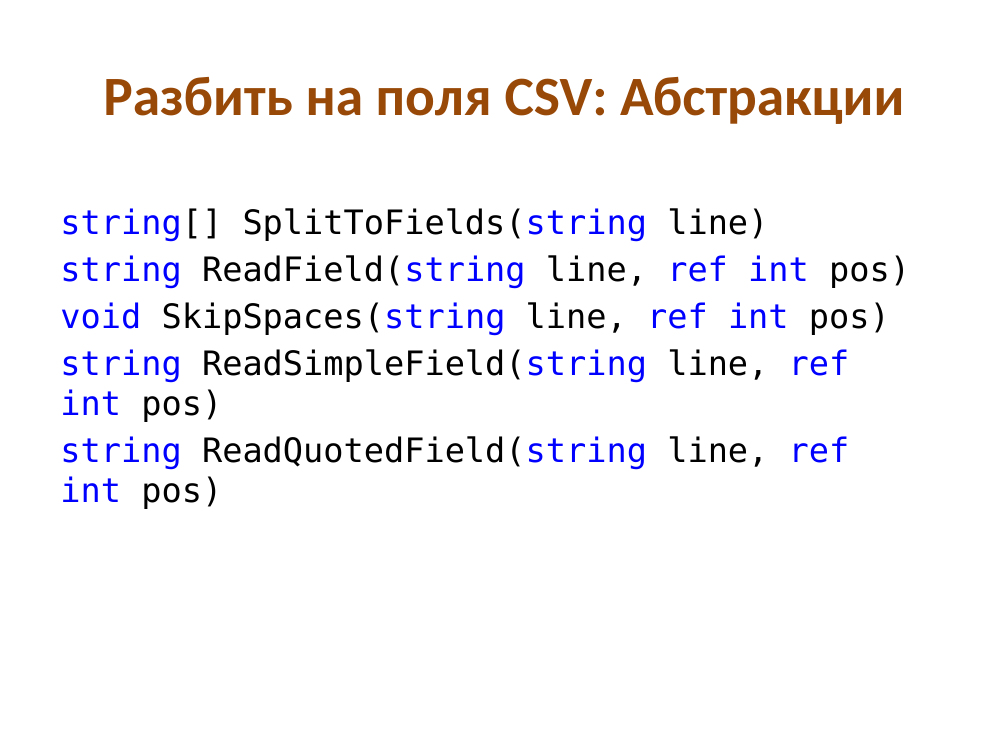
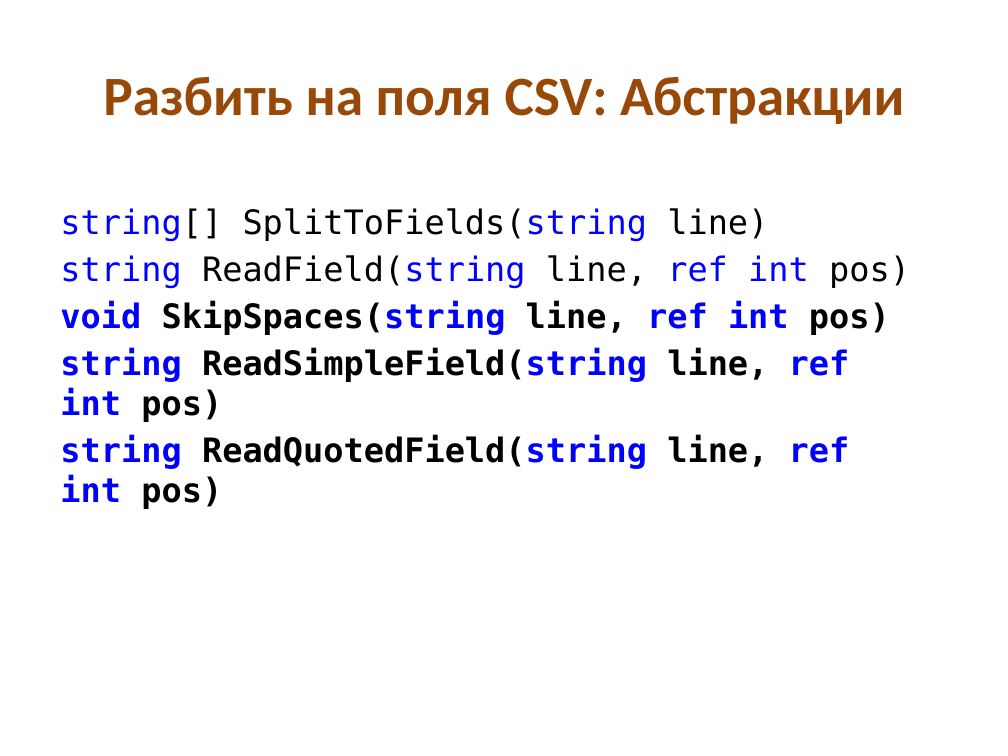
Before and after one commit to kontur-edu/intern-2014, a slide deck: slide 32 of 01-CleanCode/CleanCode.pptx. Drawn at 1008x756 pixels with LibreOffice and Linux fonts; fonts in the diff are those of the drawing. Boxes give left, top, right and bottom in pixels: in the first picture for what was removed or moved away, otherwise in the second. Text is boxed around its words. In the diff, an @@ line names an element or a change of style, - is before the commit and + after.

```diff
--- a/01-CleanCode/CleanCode.pptx
+++ b/01-CleanCode/CleanCode.pptx
@@ text at (60, 300, 890, 509): bold on in "void SkipSpaces(string line, ref int pos)", "string ReadSimpleField(string line, ref int pos)", "string ReadQuotedField(string line, ref int pos)" @@
```
Also in this commit, not shown: 13 other slides changed, 6 slides added, 1 slide removed, 8 other files.
